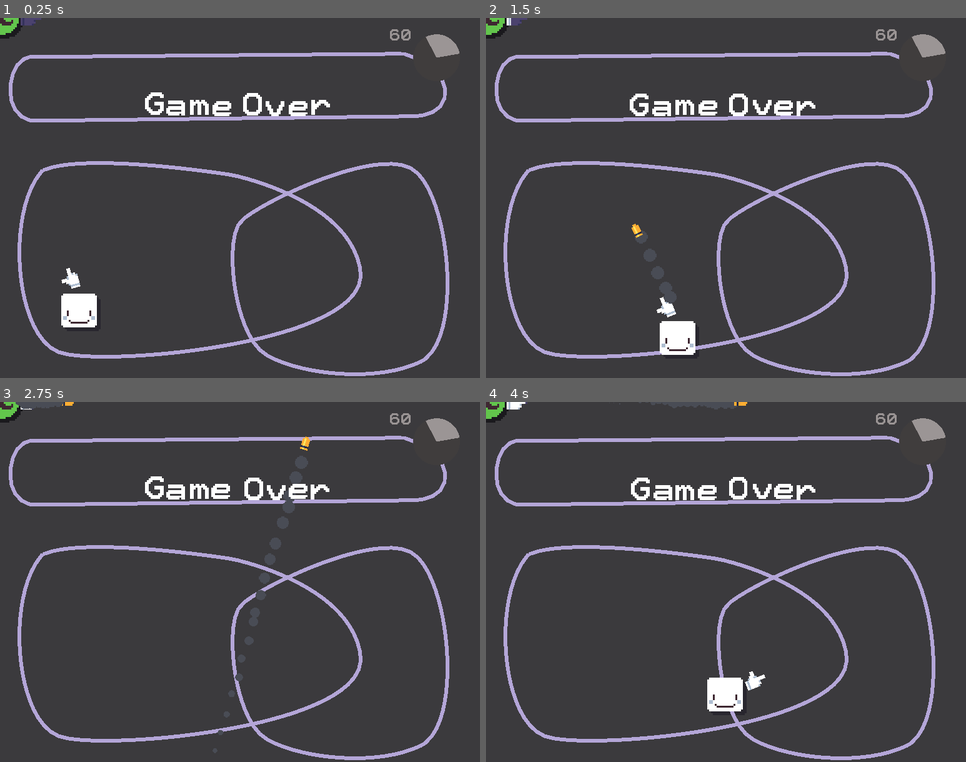
Above: before the commit, frames 1-4 (two rows, left to right).
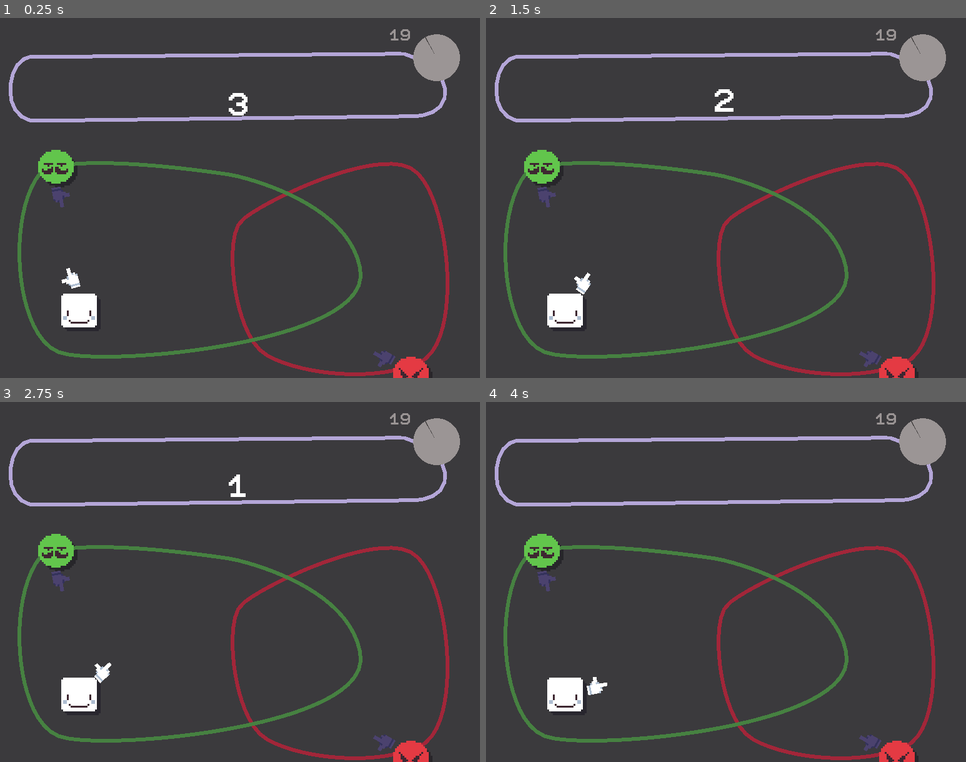
Above: after the commit, the same moments.

Repository: SaviHex/gmtk2020
Game: Godot game, scene res://core/Main/Main.tscn
Two runs of this game, one before a commit and one after it. Both use one fixed random seed, a clock stepped at 60 frames per second and the inputs below.
Inputs (mouse positions are in pixels of both pictures, inside the frame that each line leads up to):
- Up to frame 1 (0.25 s): no input
- Up to frame 2 (1.5 s): tap Enter at 0.5 s; move the mouse to (831, 180) at 0.52 s; hold D (right) 0.53-1.28 s; click (831, 180) at 0.6 s; tap Space at 0.77 s; move the mouse to (630, 216) at 1.27 s; hold S (down) from 1.28 s (still down); click (630, 216) at 1.35 s
- Up to frame 3 (2.75 s): tap Space at 1.52 s; move the mouse to (288, 502) at 2.02 s; release S (down) at 2.03 s; hold D (right) from 2.03 s (still down); click (288, 502) at 2.1 s
- Up to frame 4 (4 s): move the mouse to (702, 654) at 2.77 s; release D (right) at 2.78 s; hold W (up) 2.78-3.53 s; click (702, 654) at 2.85 s; tap Space at 3.02, 3.77 s; move the mouse to (870, 636) at 3.52 s; hold A (left) from 3.53 s (still down); click (870, 636) at 3.6 s

The runs differ from the first frame. In frame 1, 6.3% of the frame differs, in the area x 0-96%, y 0-100%; in frame 2, 7.8%; in frame 3, 7.1%; in frame 4, 7.7%.
Error before the commit: Parse Error: Mixed tabs and spaces in indentation. (res://core/Main/Main.gd:64)

Commit message:
small bug fix

Diff:
--- a/src/core/Main/Main.gd
+++ b/src/core/Main/Main.gd
@@ -61,7 +61,7 @@
 	get_tree().paused = true
 	p.pause()
 
-  get_node("Sounds/Teleporting").play()
+	get_node("Sounds/Teleporting").play()
 
 	# play animation before the switch
 	p.play_anim_before_teleport()
